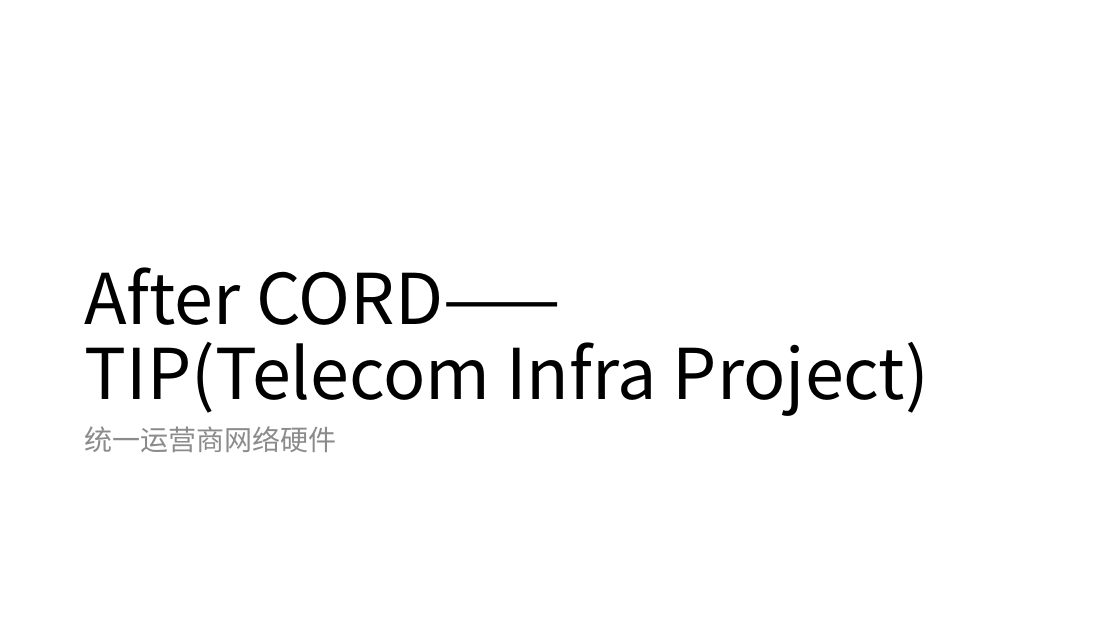
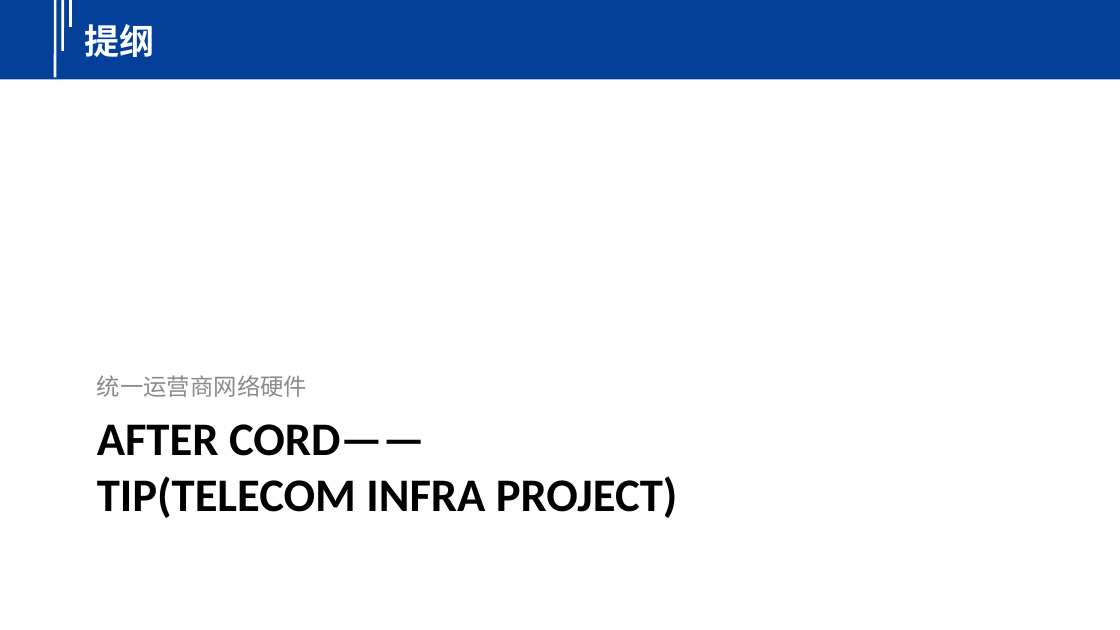
Before and after one commit to yindaheng98/Notebook, a slide deck: slide 8 of 学习笔记/边缘计算/CORD.pptx. Drawn at 1120x630 pixels with LibreOffice and Linux fonts; fonts in the diff are those of the drawing. Boxes give left, top, right and bottom in pixels: in the first picture for what was removed or moved away, otherwise in the second. Text is boxed around its words. In the diff, an @@ line names an element or a change of style, - is before the commit and + after.

```diff
--- a/学习笔记/边缘计算/CORD.pptx
+++ b/学习笔记/边缘计算/CORD.pptx
@@ rectangle added at (0,0,1120,79), fill #02409A @@
@@ line added from (55, 0) to (55, 77), #FFFFFF 2.25 pt @@
@@ line added from (63, 0) to (63, 51), #FFFFFF 2.25 pt @@
@@ line added from (71, 0) to (71, 28), #FFFFFF 2.25 pt @@
@@ text added at (84,24,154,57), 30 pt, text #FFFFFF, bold @@
+提纲
@@ text "统一运营商网络硬件": place and size @@
-text "统一运营商网络硬件" at (85,426,337,452)
+text "统一运营商网络硬件" at (97,375,307,397)
@@ text "统一运营商网络硬件" at (97,375,307,397): size 24 to 20 pt, font Noto Sans CJK SC to Calibri; line spacing 0.9 to 1; less space between paragraphs; vertical alignment top to bottom @@
@@ title "AFTER CORD—— TIP(TELECOM INFRA PROJECT)" at (97,424,678,518): vertical alignment bottom to top @@
@@ title at (97,424,678,518): text changed; size 60 to 40 pt; font Noto Sans CJK SC to Calibri; bold on @@
-After CORD——
-TIP(Telecom Infra Project)
+AFTER CORD——
+TIP(TELECOM INFRA PROJECT)
```
Also in this commit, not shown: 8 other slides changed, 6 other files.
